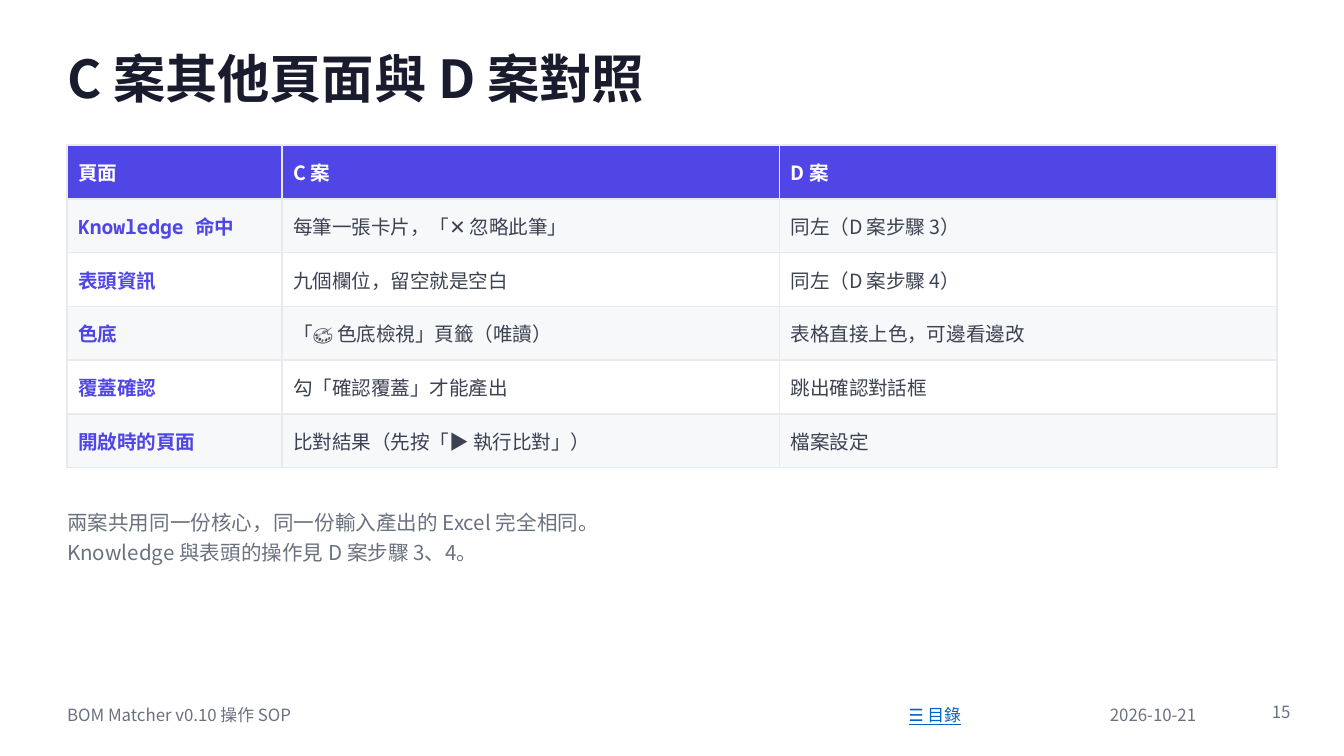
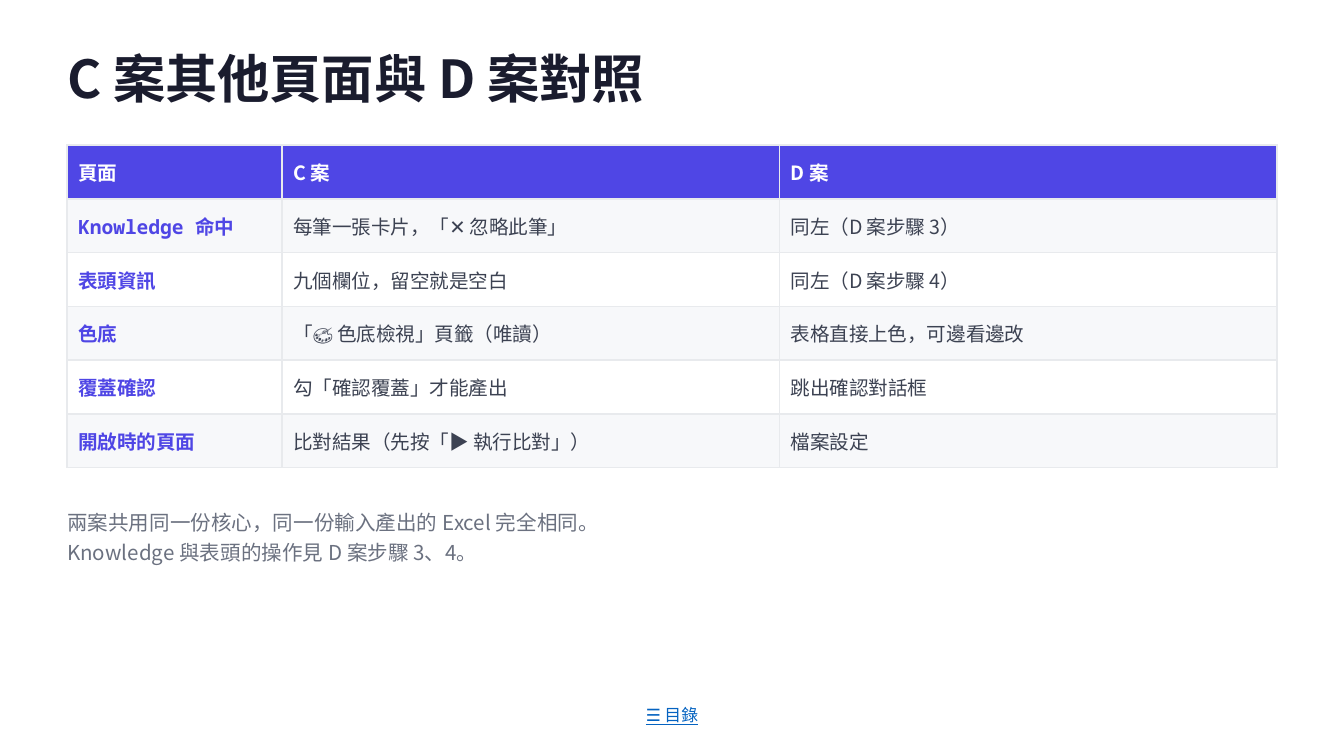
Before and after one commit to jenhochen/AI_BOM, a slide deck: slide 15 of docs/BOM_Matcher_v0.10_操作SOP.pptx. Drawn at 1344x756 pixels with LibreOffice and Linux fonts; fonts in the diff are those of the drawing. Boxes give left, top, right and bottom in pixels: in the first picture for what was removed or moved away, otherwise in the second. Text is boxed around its words. In the diff, an @@ line names an element or a change of style, - is before the commit and + after.

```diff
--- a/docs/BOM_Matcher_v0.10_操作SOP.pptx
+++ b/docs/BOM_Matcher_v0.10_操作SOP.pptx
@@ text "☰ 目錄": place and size @@
-text "☰ 目錄" at (927,707,961,725)
+text "☰ 目錄" at (664,707,698,725)
@@ text "☰ 目錄" at (664,707,698,725): alignment right to centre @@
@@ text removed at (67,707,291,723) @@
-BOM Matcher v0.10 操作 SOP
@@ text removed at (1110,708,1196,721) @@
-2026-10-21
@@ page number removed at (1272,705,1291,718) @@
-15
```
Also in this commit, not shown: 23 other slides changed, 4 other files.
